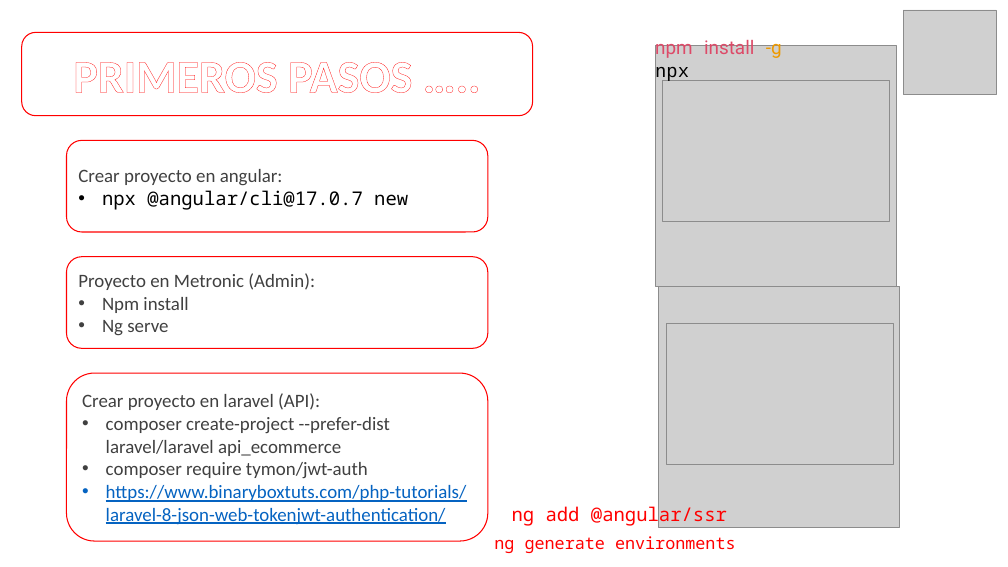
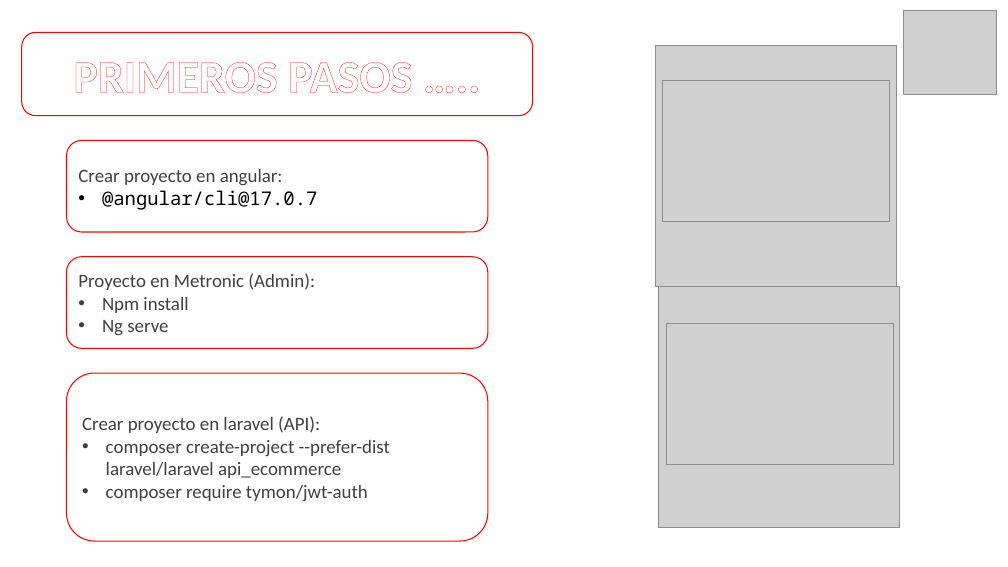
Before and after one commit to guardianvic/Ecommerce, a slide deck: slide 4 of ECOMMERCE_2024-LARAVEL 10 Y ANGULAR 17.pptx. Drawn at 1008x567 pixels with LibreOffice and Linux fonts; fonts in the diff are those of the drawing; grey boxes stand for pictures. Boxes give left, top, right and bottom in pixels: in the first picture for what was removed or moved away, otherwise in the second. Text is boxed around its words. In the diff, an @@ line names an element or a change of style, - is before the commit and + after.

```diff
--- a/ECOMMERCE_2024-LARAVEL 10 Y ANGULAR 17.pptx
+++ b/ECOMMERCE_2024-LARAVEL 10 Y ANGULAR 17.pptx
@@ text removed at (x1=655, y1=37, x2=782, y2=83) @@
-npm install -g npx
@@ text in rounded rectangle at (x1=102, y1=190, x2=317, y2=210): text changed @@
-• npx @angular/cli@17.0.7 new
+• @angular/cli@17.0.7
@@ text in rounded rectangle at (x1=106, y1=485, x2=467, y2=525): paragraph removed @@
-• https://www.binaryboxtuts.com/php-tutorials/laravel-8-json-web-tokenjwt-authentication/
@@ text removed at (x1=512, y1=503, x2=727, y2=527) @@
-ng add @angular/ssr
@@ text removed at (x1=494, y1=536, x2=736, y2=553) @@
-ng generate environments
```
Also in this commit, not shown: 6 other files.
